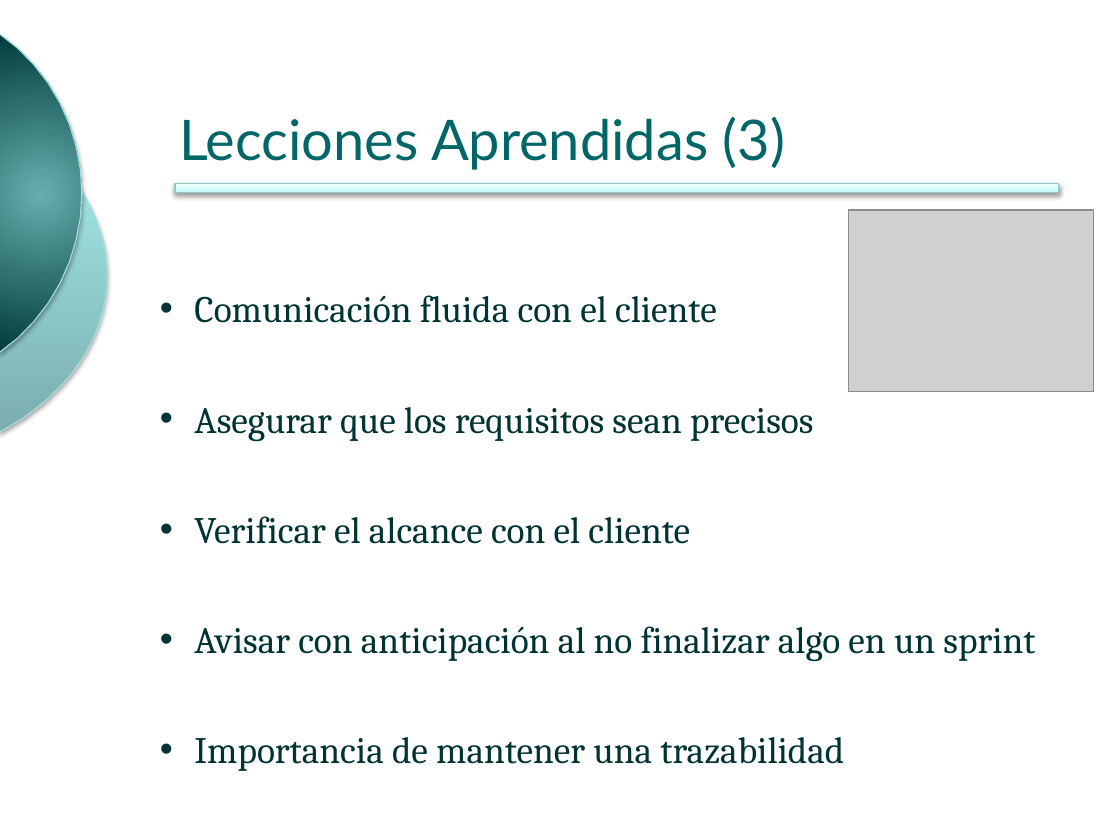
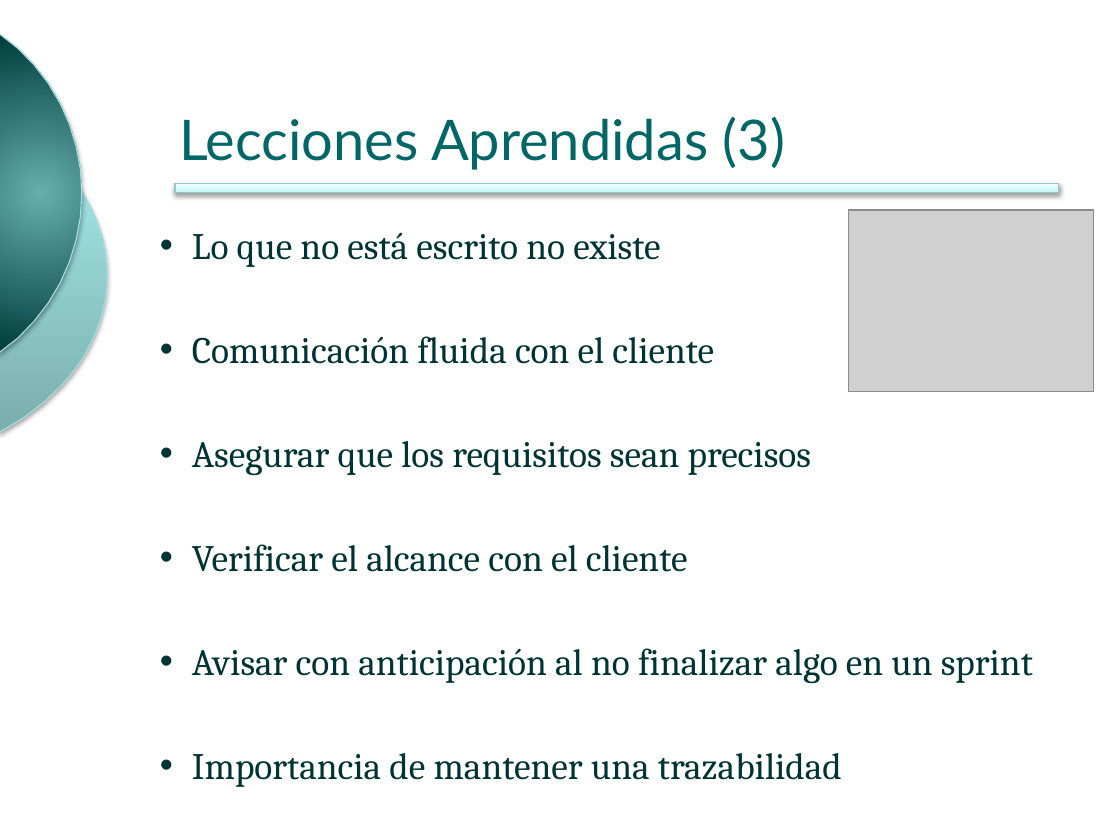
Before and after one commit to ingevy/taller-desarrollo-proyectos-ii-2do-2010, a slide deck: slide 17 of presentations/presentacionFinal.pptx. Drawn at 1120x840 pixels with LibreOffice and Linux fonts; fonts in the diff are those of the drawing; grey boxes stand for pictures; background and template pictures are left out. Boxes give left, top, right and bottom in pixels: in the first picture for what was removed or moved away, otherwise in the second. Text is boxed around its words. In the diff, an @@ line names an element or a change of style, - is before the commit and + after.

```diff
--- a/presentations/presentacionFinal.pptx
+++ b/presentations/presentacionFinal.pptx
@@ text "Lo que no está escrito ...": place and size @@
-text "Lo que no está escrito ..." at (194,295,1035,771)
+text "Lo que no está escrito ..." at (192,232,1033,787)
@@ text at (192,232,660,267): paragraph added @@
+• Lo que no está escrito no existe
@@ text at (192,336,1033,787): indent changed; less space between paragraphs @@
```
Also in this commit, not shown: 1 other slide changed.
